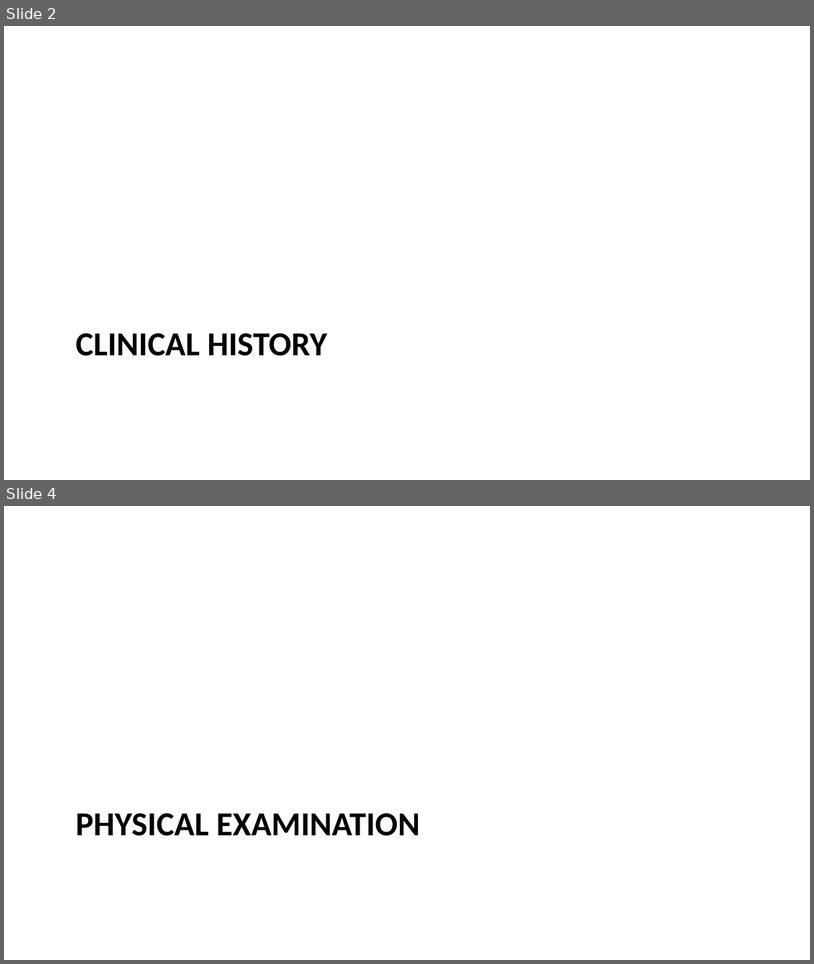
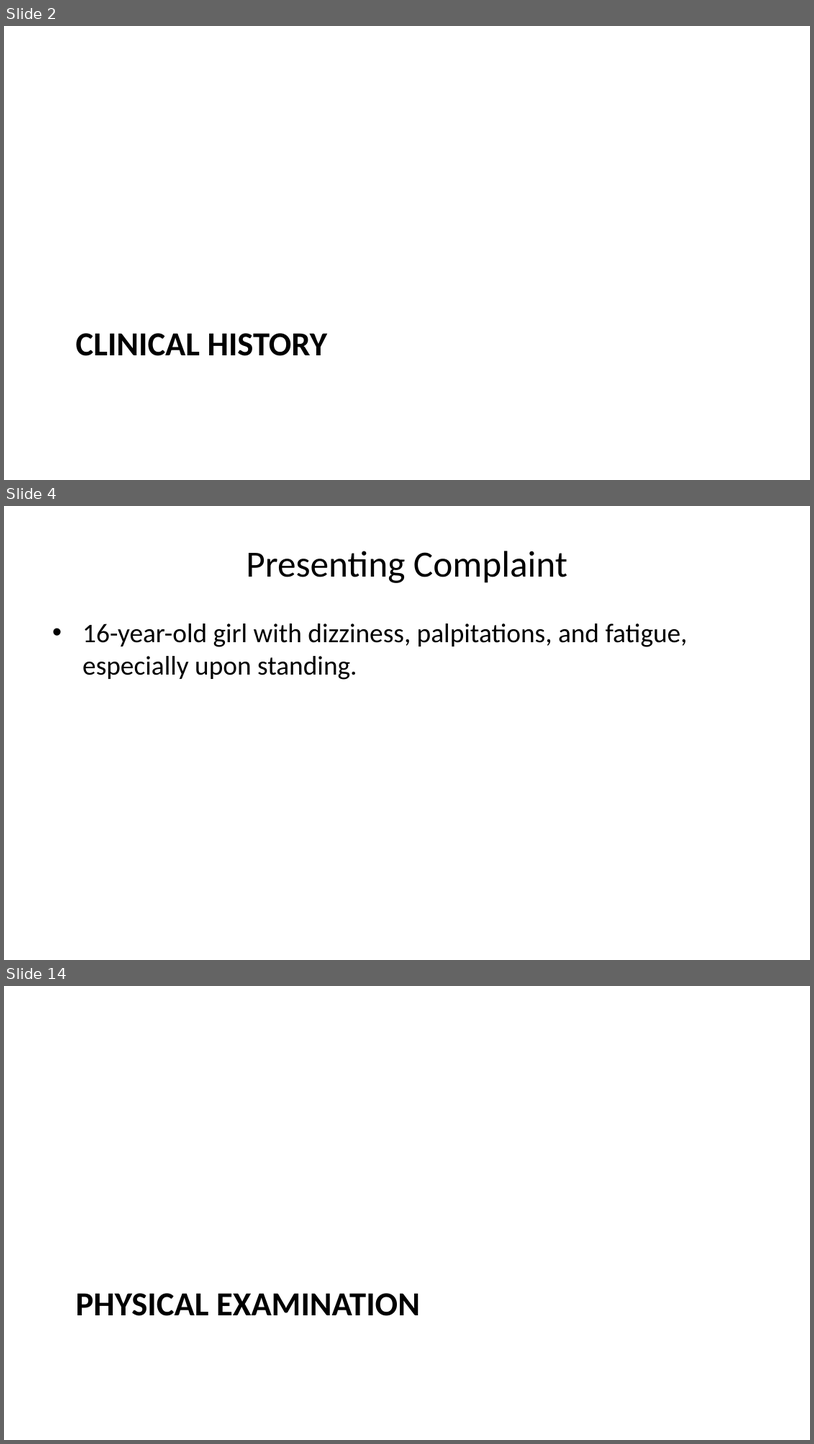
Before and after one commit to lricher7329/lricher7329.github.io, a slide deck: docs/cases/pots.pptx. Shown one above the other, each under a label of ours: slides 2 and 4 before the commit, slides 2, 4 and 14 after it; the slides between them are not shown. The pictures are 814x964 and 814x1444 pixels, drawn with LibreOffice and Linux fonts; fonts in the diff are those of the drawing. Boxes give left, top, right and bottom in pixels: in the first picture for what was removed or moved away, otherwise in the second. Text is boxed around its words. In the diff, an @@ line names an element or a change of style, - is before the commit and + after.

```diff
--- a/docs/cases/pots.pptx
+++ b/docs/cases/pots.pptx
@@ slide 4 added at (4,506,810,960), background #FFFFFF @@
@@ title added at (246,551,568,583), 33 pt, text #000000 @@
+Presenting Complaint
@@ text added at (82,623,688,680), 24 pt, text #000000 @@
+• 16-year-old girl with dizziness, palpitations, and fatigue, especially upon standing.
@@ what was slide 4 is now slide 14 @@
```
Also in this commit, not shown: 4 slides changed, 18 other slides added, 10 other files.
